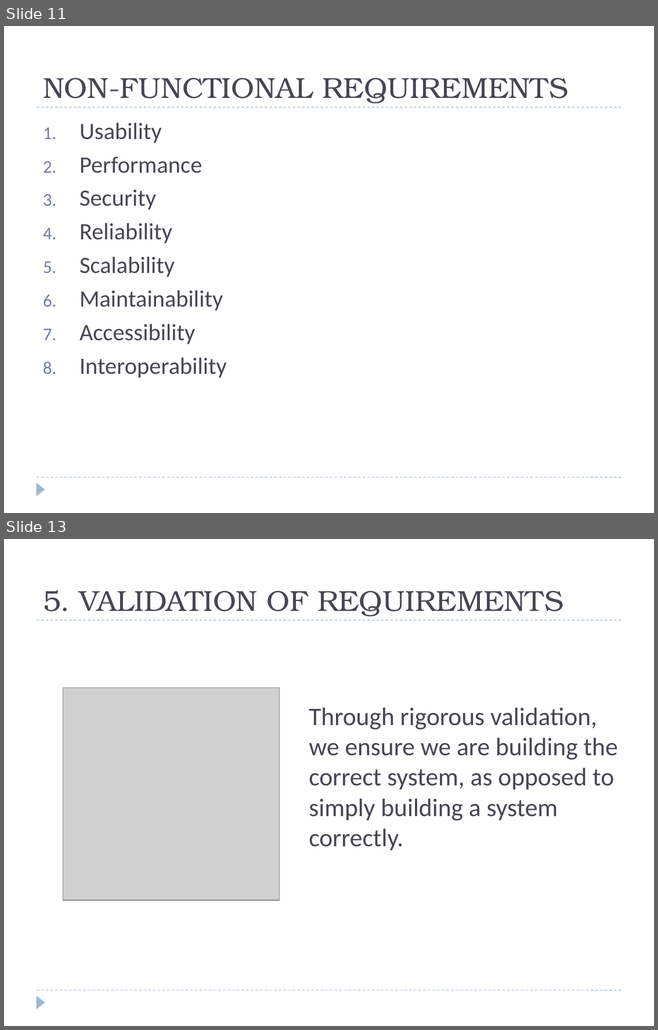
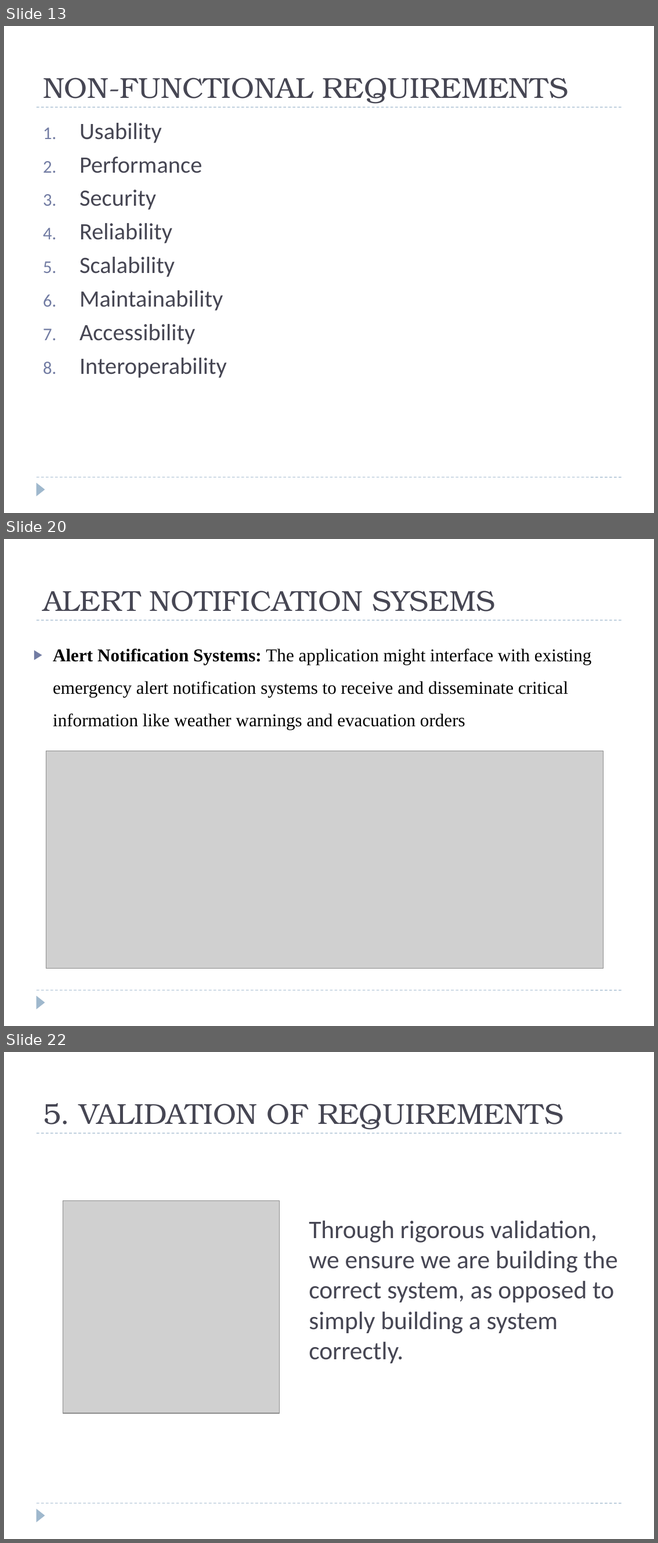
Before and after one commit to JIM440/CEF440-group-22, a slide deck: Task 3/GROUP_22.pptx. Shown one above the other, each under a label of ours: slides 11 and 13 before the commit, slides 13, 20 and 22 after it; the slides between them are not shown. The pictures are 658x1030 and 658x1543 pixels, drawn with LibreOffice and Linux fonts; fonts in the diff are those of the drawing; grey boxes stand for pictures. Boxes give left, top, right and bottom in pixels: in the first picture for what was removed or moved away, otherwise in the second. Text is boxed around its words. In the diff, an @@ line names an element or a change of style, - is before the commit and + after.

```diff
--- a/Task 3/GROUP_22.pptx
+++ b/Task 3/GROUP_22.pptx
@@ slide 20 added at bbox=[4, 539, 654, 1026], background #FFFFFF; not listed: 3 template elements that a slide beside it also shows @@
@@ title added at bbox=[43, 591, 495, 611], 32 pt, text #464653 @@
+ALERT NOTIFICATION SYSEMS
@@ text added at bbox=[53, 649, 592, 730], 20 pt, text #000000 @@
+▶ Alert Notification Systems: The application might interface with existing emergency alert notification systems to receive and disseminate critical information like weather warnings and evacuation orders
@@ picture added at bbox=[46, 751, 603, 968] @@
@@ what was slide 11 is now slide 13 @@
@@ what was slide 13 is now slide 22 @@
```
Also in this commit, not shown: 5 slides changed, 8 other slides added.
